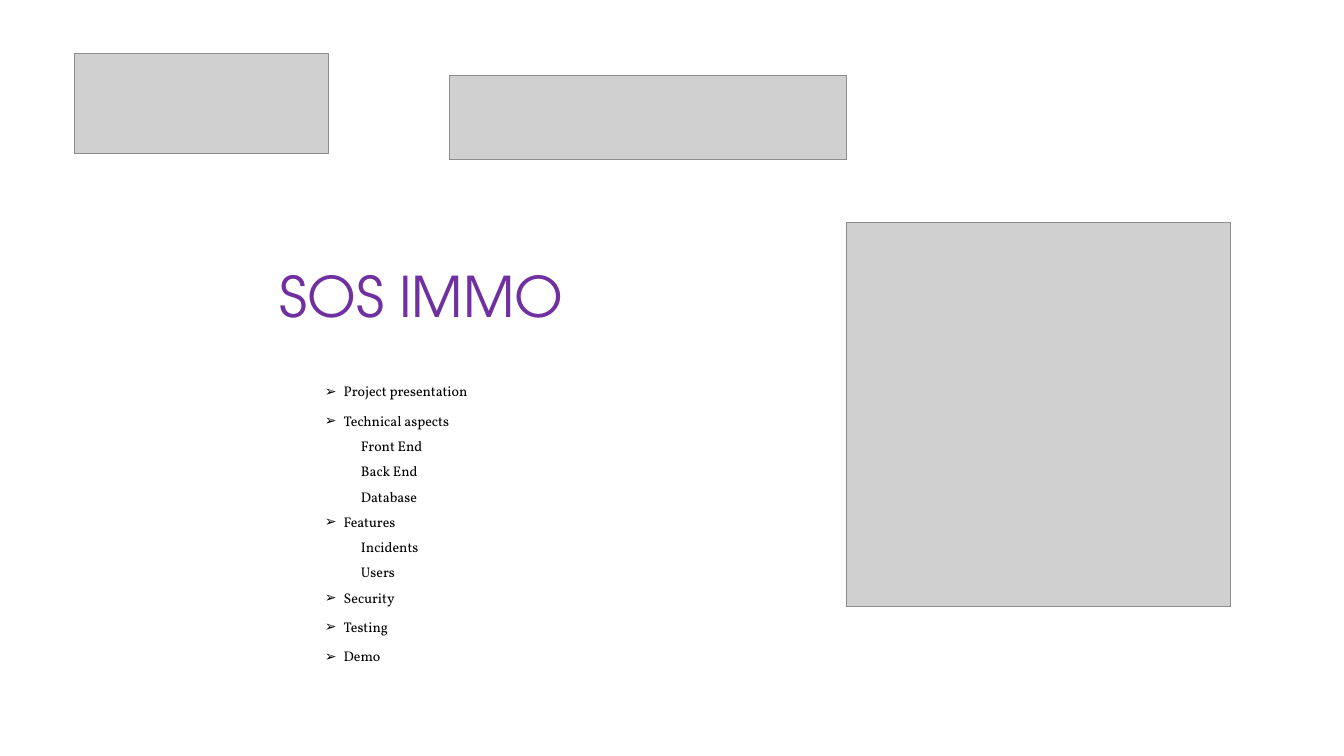
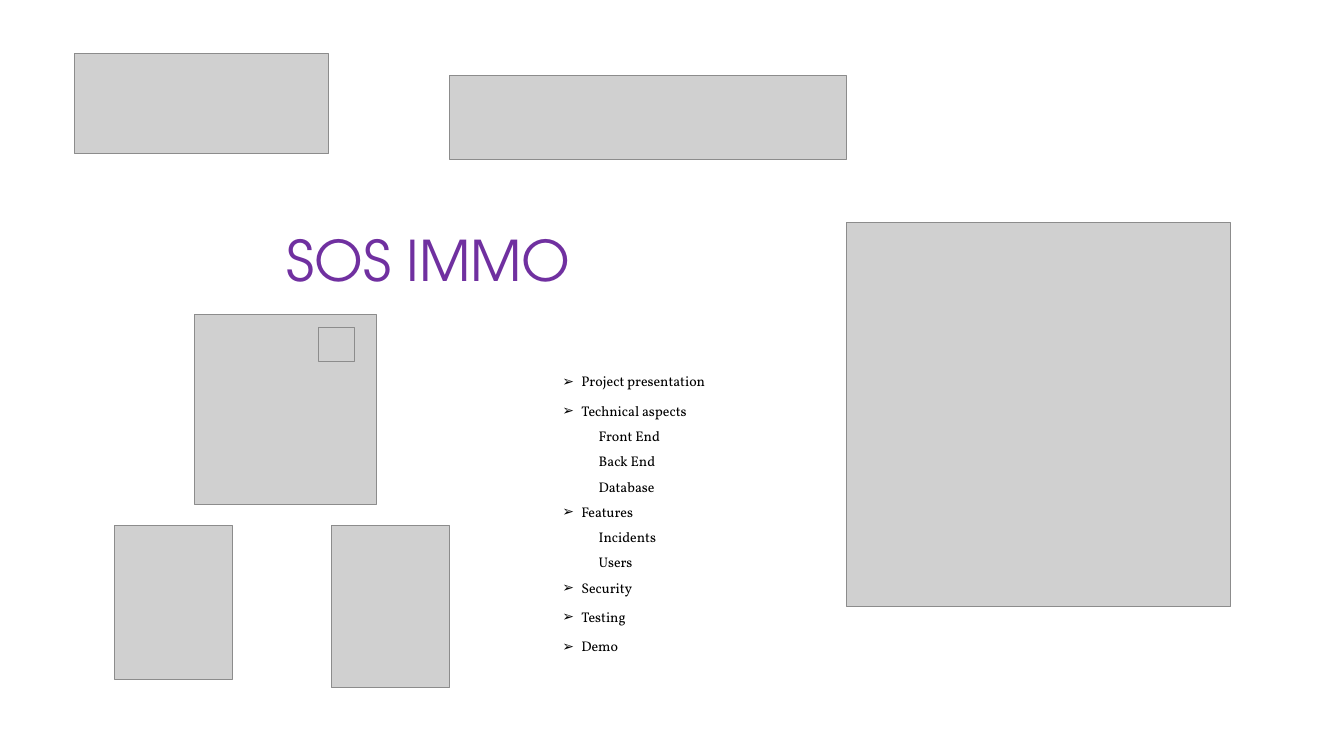
Before and after one commit to mapette/sos_immo_backend, a slide deck: slide 1 of doc/présentation V5.pptx. Drawn at 1344x756 pixels with LibreOffice and Linux fonts; fonts in the diff are those of the drawing; grey boxes stand for pictures. Boxes give left, top, right and bottom in pixels: in the first picture for what was removed or moved away, otherwise in the second. Text is boxed around its words. In the diff, an @@ line names an element or a change of style, - is before the commit and + after.

```diff
--- a/doc/présentation V5.pptx
+++ b/doc/présentation V5.pptx
@@ text "SOS IMMO": place and size @@
-text "SOS IMMO" at (280, 275, 563, 318)
+text "SOS IMMO" at (287, 239, 571, 282)
@@ picture added at (195, 315, 376, 504) @@
@@ picture added at (319, 328, 355, 362) @@
@@ text "Project presentation": place and size @@
-text "Project presentation" at (344, 386, 468, 661)
+text "Project presentation" at (581, 376, 705, 651)
@@ picture added at (115, 525, 233, 680) @@
@@ picture added at (332, 525, 450, 688) @@
```
Also in this commit, not shown: 15 other slides changed, 1 slide removed, 9 other files.
